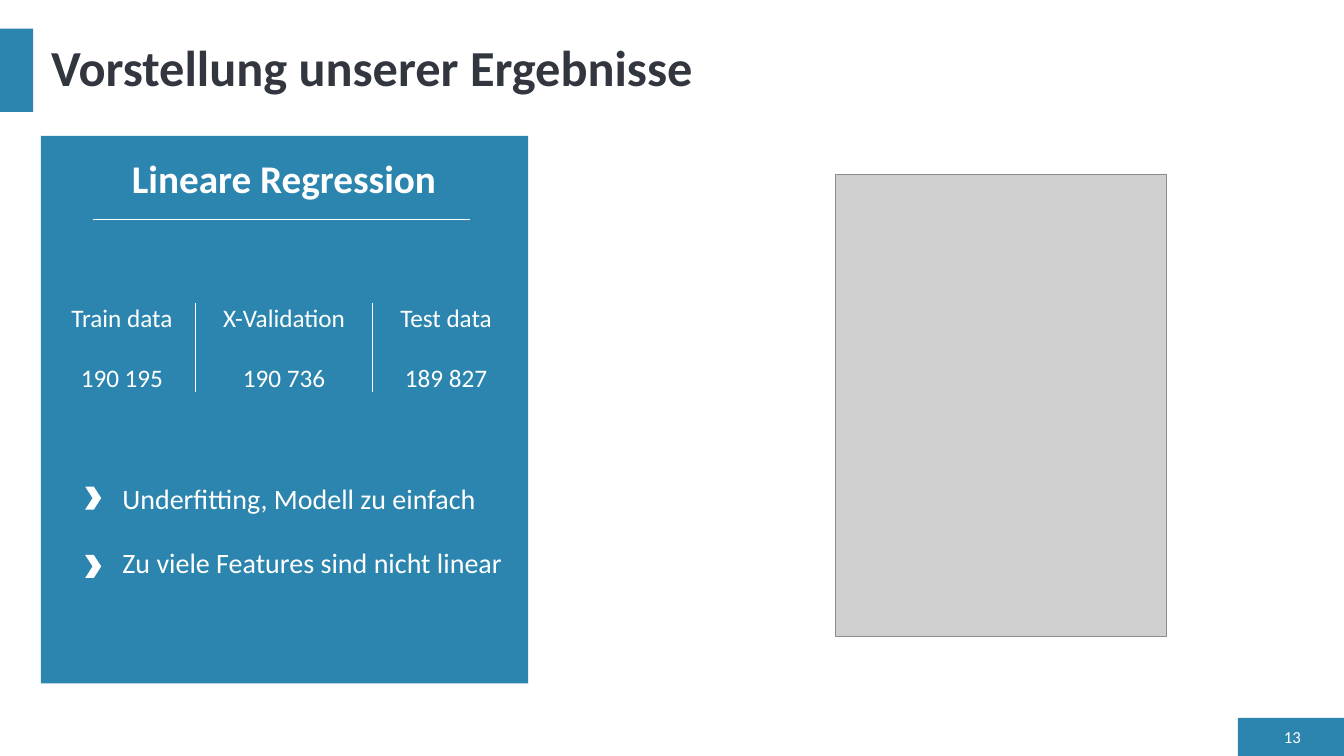
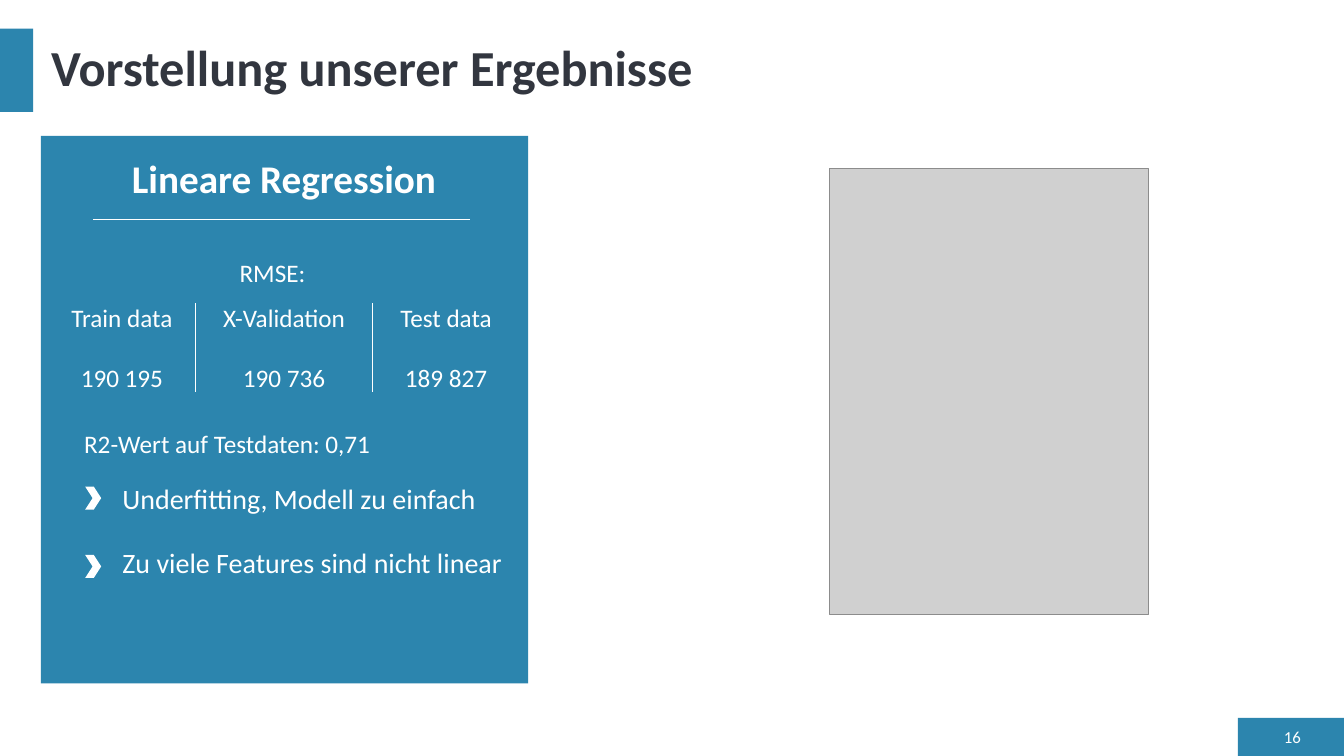
Before and after one commit to LennartFertig/DataExploration_HousePriceSeattle, a slide deck: slide 16 of HousePricePrediction_Präsentation.pptx (slide 13 before the commit). Drawn at 1344x756 pixels with LibreOffice and Linux fonts; fonts in the diff are those of the drawing; grey boxes stand for pictures. Boxes give left, top, right and bottom in pixels: in the first picture for what was removed or moved away, otherwise in the second. Text is boxed around its words. In the diff, an @@ line names an element or a change of style, - is before the commit and + after.

```diff
--- a/HousePricePrediction_Präsentation.pptx
+++ b/HousePricePrediction_Präsentation.pptx
@@ picture resized from (x1=836, y1=174, x2=1167, y2=636) to (x1=830, y1=169, x2=1149, y2=615) @@
@@ text added at (x1=240, y1=265, x2=306, y2=282), 18 pt, text #FFFFFF @@
+RMSE:
@@ text added at (x1=84, y1=435, x2=370, y2=456), 18 pt, text #FFFFFF @@
+R2-Wert auf Testdaten: 0,71
@@ page number at (x1=1284, y1=731, x2=1301, y2=743): text changed @@
-13
+16
```
Also in this commit, not shown: 10 other slides changed, 7 slides added, 1 slide removed.
